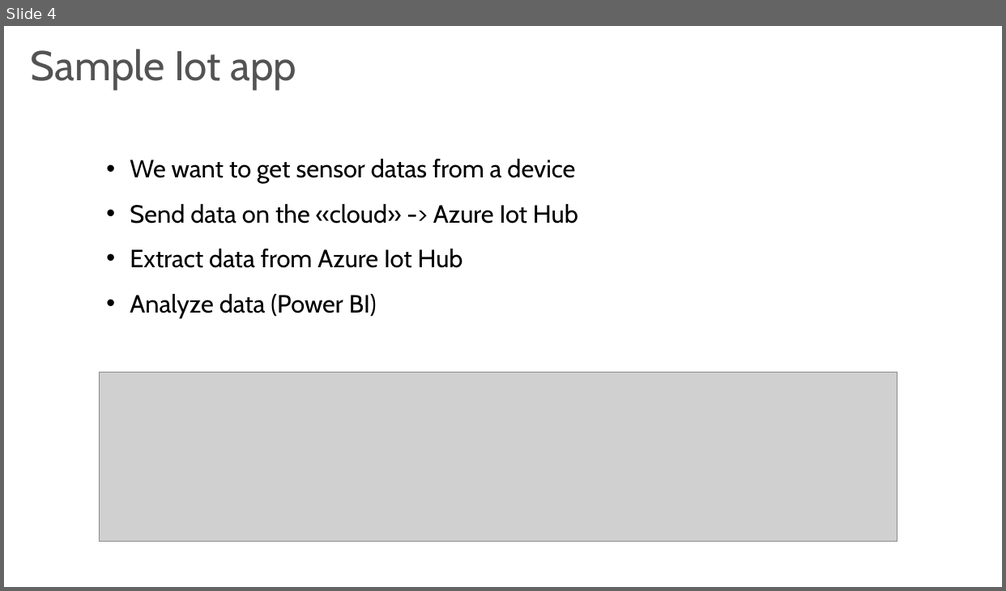
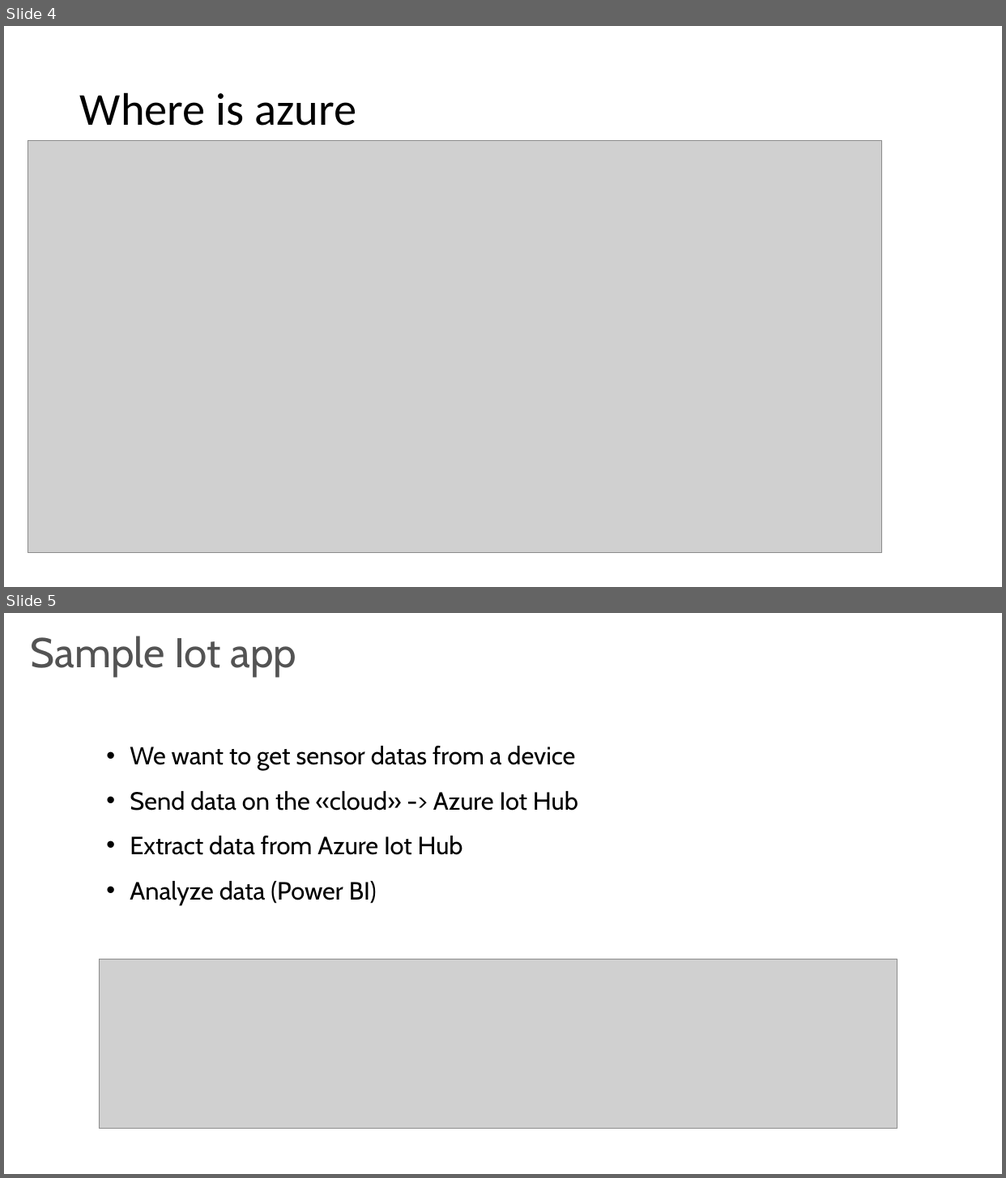
Before and after one commit to Raffa50/IotLab, a slide deck: IoT Lab.pptx. Shown one above the other, each under a label of ours: slide 4 before the commit, slides 4 and 5 after it. The pictures are 1006x591 and 1006x1178 pixels, drawn with LibreOffice and Linux fonts; fonts in the diff are those of the drawing; grey boxes stand for pictures. Boxes give left, top, right and bottom in pixels: in the first picture for what was removed or moved away, otherwise in the second. Text is boxed around its words. In the diff, an @@ line names an element or a change of style, - is before the commit and + after.

```diff
--- a/IoT Lab.pptx
+++ b/IoT Lab.pptx
@@ slide 4 added at (x1=4, y1=26, x2=1002, y2=587), background #FFFFFF @@
@@ title added at (x1=80, y1=92, x2=356, y2=126), 44 pt, text #000000 @@
+Where is azure
@@ picture added at (x1=28, y1=140, x2=881, y2=553) @@
@@ what was slide 4 is now slide 5 @@
```
Also in this commit, not shown: 4 slides changed, 1 other slide added, 3 other files.
